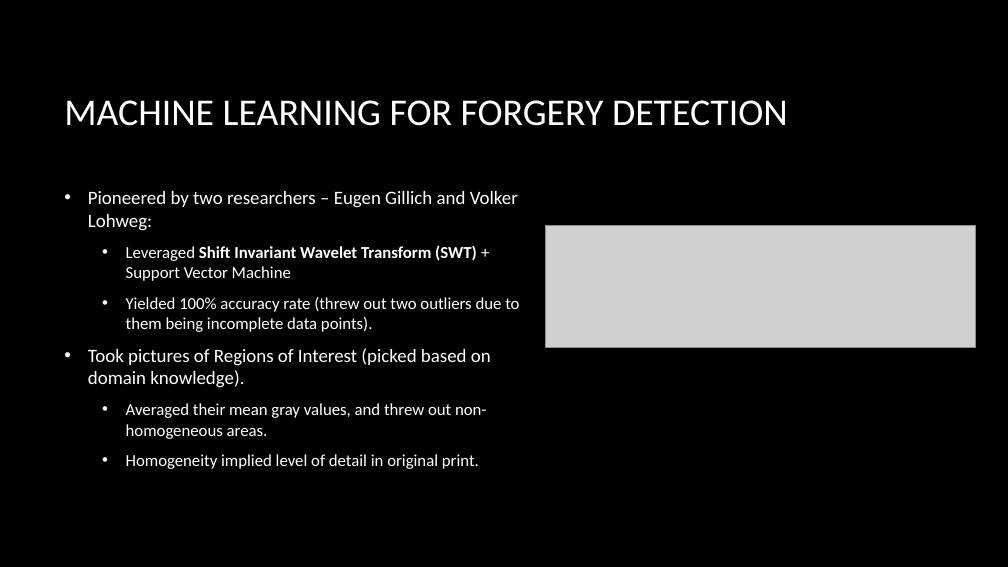
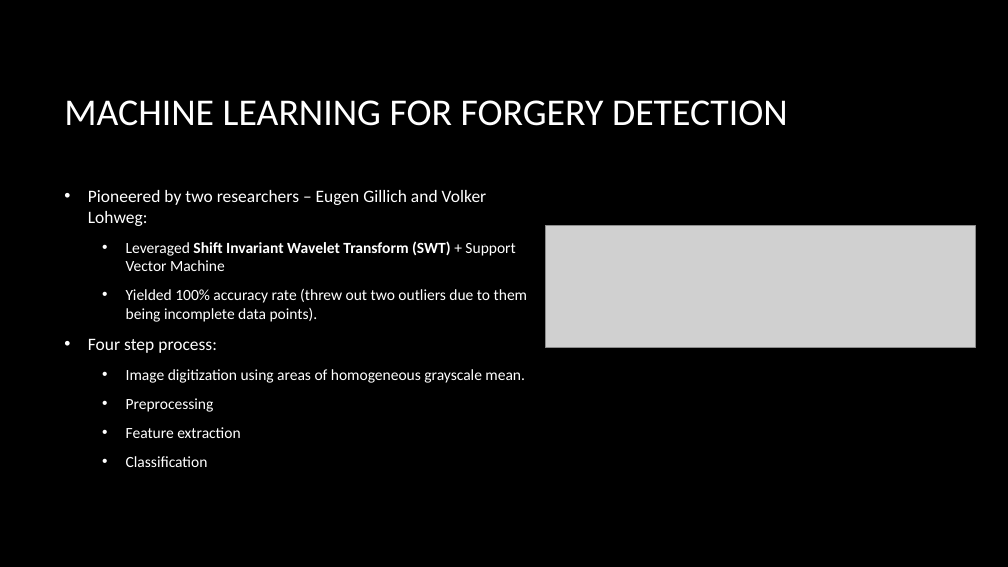
Before and after one commit to ychennay/CIS-700-Banknote-Authentication, a slide deck: slide 4 of CIS-700.pptx. Drawn at 1008x567 pixels with LibreOffice and Linux fonts; fonts in the diff are those of the drawing; grey boxes stand for pictures; background and template pictures are left out. Boxes give left, top, right and bottom in pixels: in the first picture for what was removed or moved away, otherwise in the second. Text is boxed around its words. In the diff, an @@ line names an element or a change of style, - is before the commit and + after.

```diff
--- a/CIS-700.pptx
+++ b/CIS-700.pptx
@@ text at [88, 190, 527, 322]: size 18 to 16.6 pt in "Pioneered by two researchers – Eugen Gillich ..."; size 16 to 14.8 pt in "Leveraged Shift Invariant Wavelet Transform (SWT) + ...", "Yielded 100% accuracy rate (threw out two ..." @@
@@ text at [88, 338, 525, 467]: text changed; size 16 to 14.8 pt @@
-• Took pictures of Regions of Interest (picked based on domain knowledge).
-  • Averaged their mean gray values, and threw out non-homogeneous areas.
-  • Homogeneity implied level of detail in original print.
+• Four step process:
+  • Image digitization using areas of homogeneous grayscale mean.
+  • Preprocessing
+  • Feature extraction
+  • Classification
```
Also in this commit, not shown: 2 other slides changed, 1 slide added.
